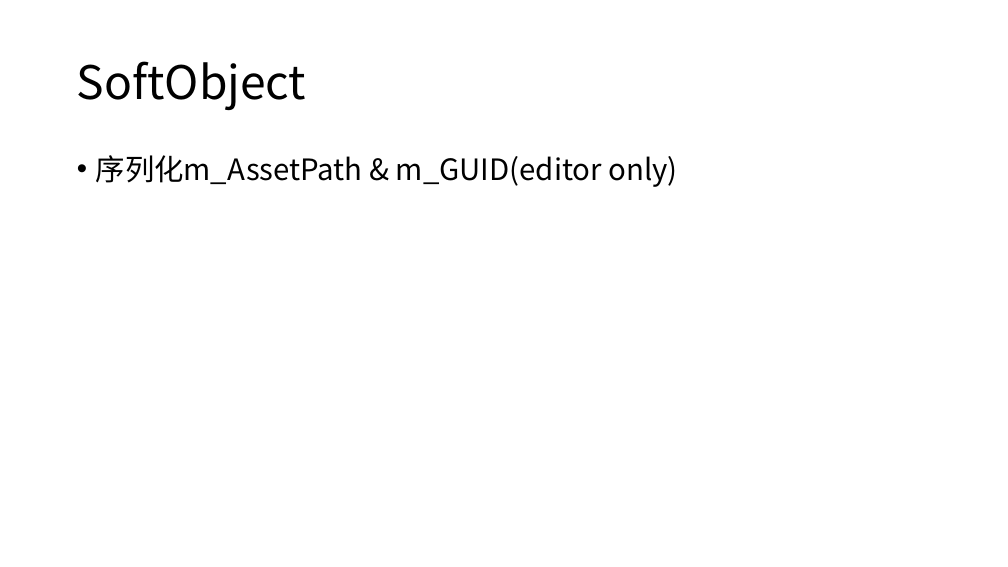
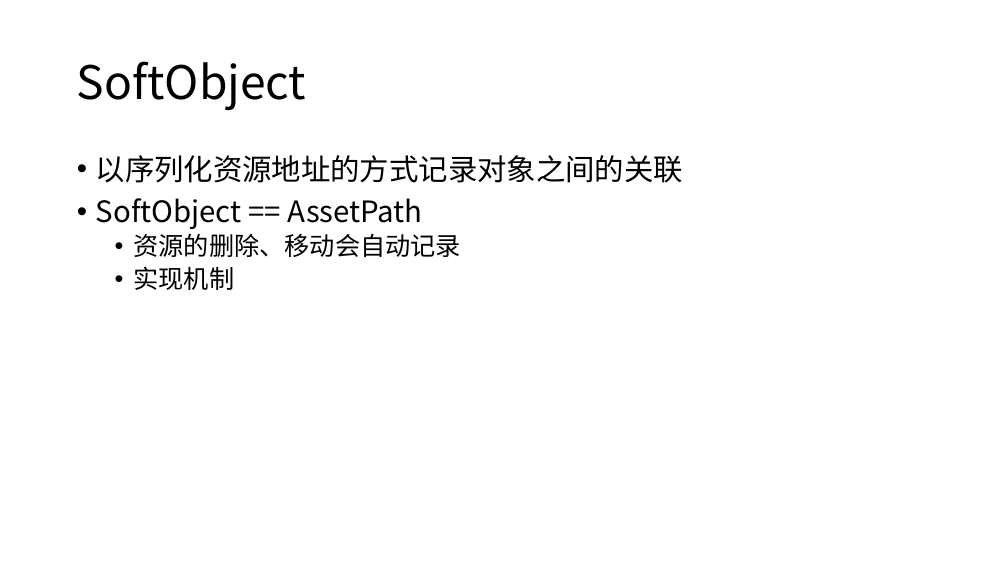
Before and after one commit to xukunn1226/__UnityFramework, a slide deck: slide 61 of Assets/Slice/《资源管理——从理论到实践》.pptx. Drawn at 1008x567 pixels with LibreOffice and Linux fonts; fonts in the diff are those of the drawing. Boxes give left, top, right and bottom in pixels: in the first picture for what was removed or moved away, otherwise in the second. Text is boxed around its words. In the diff, an @@ line names an element or a change of style, - is before the commit and + after.

```diff
--- a/Assets/Slice/《资源管理——从理论到实践》.pptx
+++ b/Assets/Slice/《资源管理——从理论到实践》.pptx
@@ text at <box>96,155,683,290</box>: text changed @@
-• 序列化m_AssetPath & m_GUID(editor only)
+• 以序列化资源地址的方式记录对象之间的关联
+• SoftObject == AssetPath
+  • 资源的删除、移动会自动记录
+  • 实现机制
```
Also in this commit, not shown: 1 other slide changed, 3 slides added, 1 other file.
